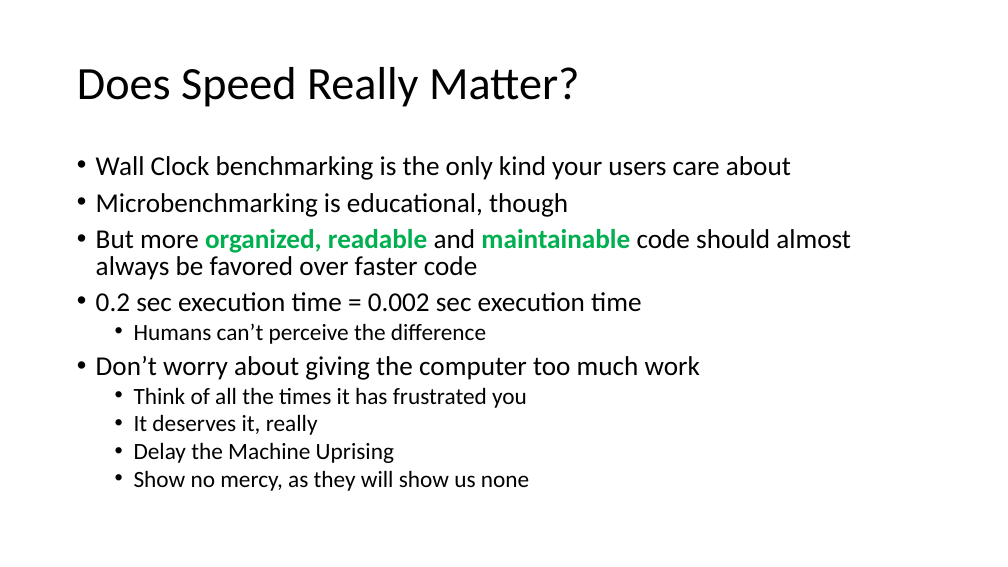
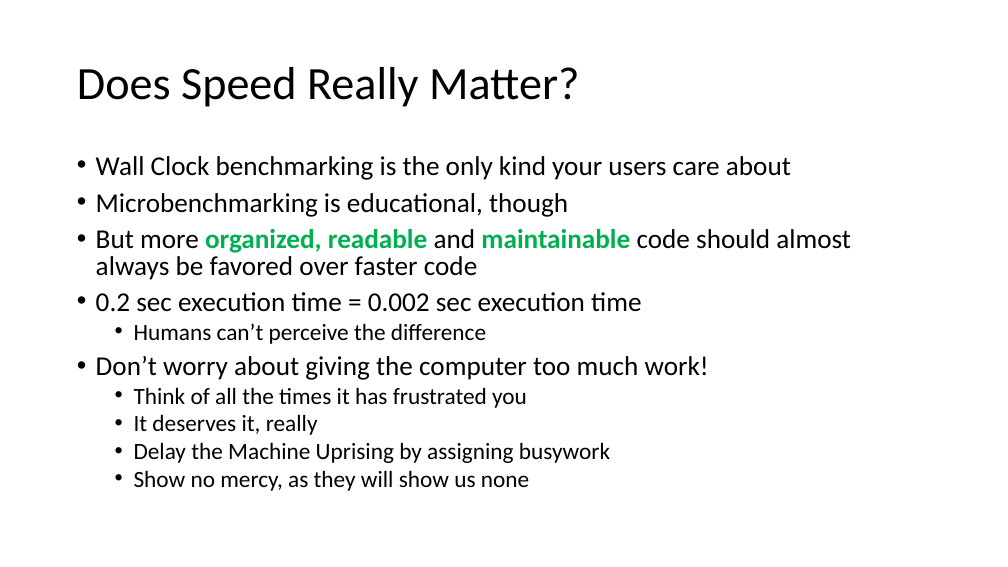
Before and after one commit to tresat/JMH-Presentation, a slide deck: slide 43 of doc/slides.pptx. Drawn at 1008x567 pixels with LibreOffice and Linux fonts; fonts in the diff are those of the drawing. Boxes give left, top, right and bottom in pixels: in the first picture for what was removed or moved away, otherwise in the second. Text is boxed around its words. In the diff, an @@ line names an element or a change of style, - is before the commit and + after.

```diff
--- a/doc/slides.pptx
+++ b/doc/slides.pptx
@@ text at (x1=96, y1=356, x2=709, y2=380): text changed @@
-• Don’t worry about giving the computer too much work
+• Don’t worry about giving the computer too much work!
@@ text at (x1=134, y1=442, x2=610, y2=463): text changed @@
-  • Delay the Machine Uprising
+  • Delay the Machine Uprising by assigning busywork
```
Also in this commit, not shown: 6 other slides changed, 3 other files.
